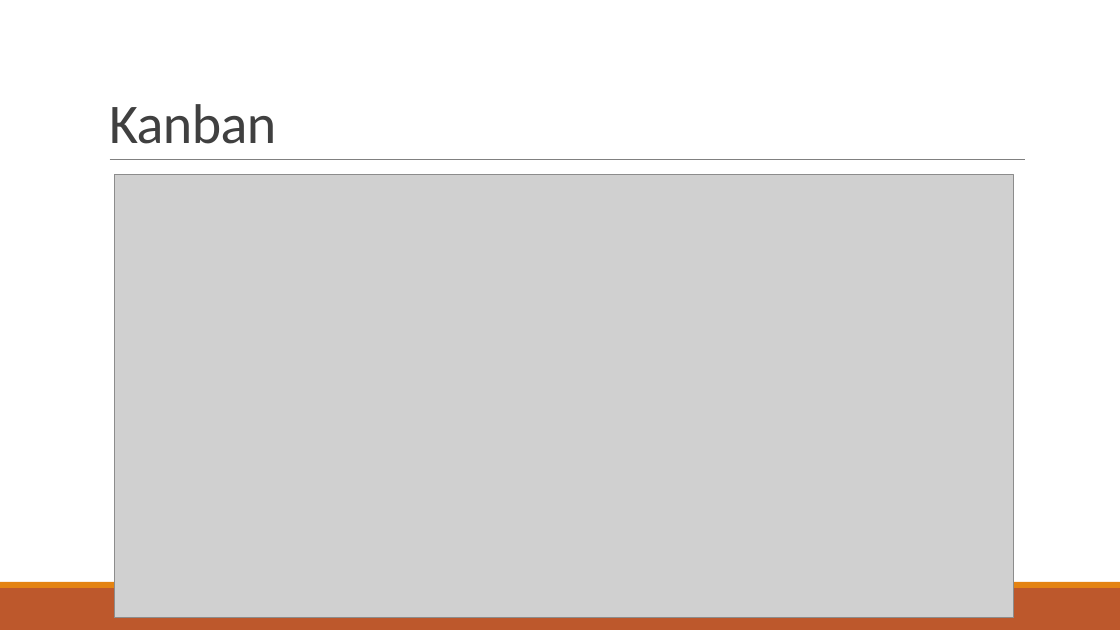
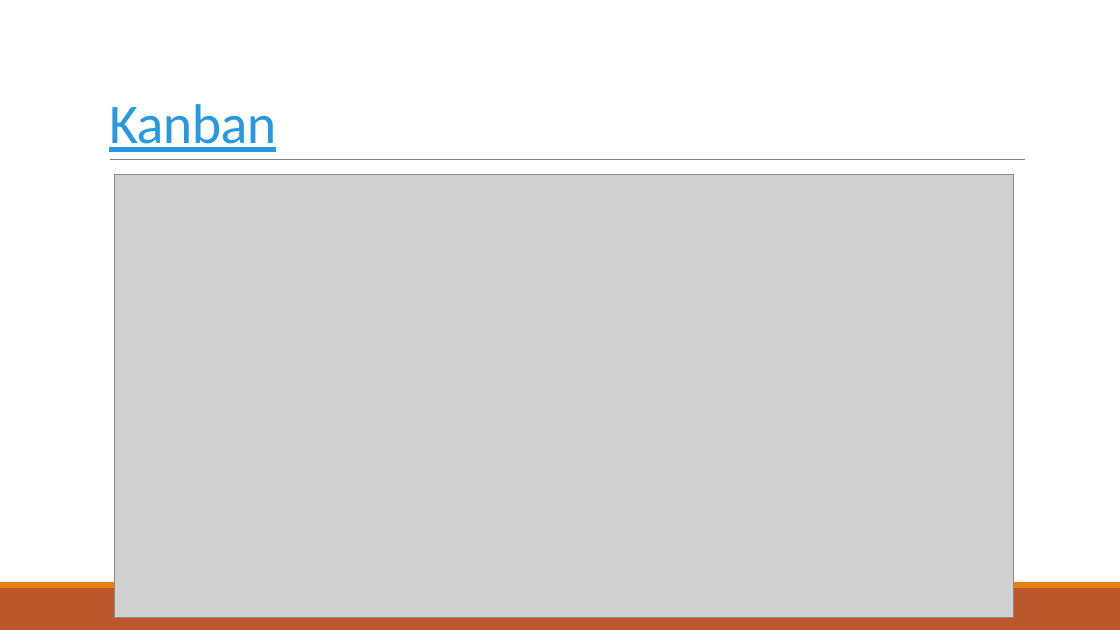
Before and after one commit to StationFallTeam/Station-fall, a slide deck: slide 2 of 2-9Foxtrot.pptx. Drawn at 1120x630 pixels with LibreOffice and Linux fonts; fonts in the diff are those of the drawing; grey boxes stand for pictures. Boxes give left, top, right and bottom in pixels: in the first picture for what was removed or moved away, otherwise in the second. Text is boxed around its words. In the diff, an @@ line names an element or a change of style, - is before the commit and + after.

```diff
--- a/2-9Foxtrot.pptx
+++ b/2-9Foxtrot.pptx
@@ title "Kanban" at (109,104,276,152): text colour #404040 to #2998E3, underline on @@
```
